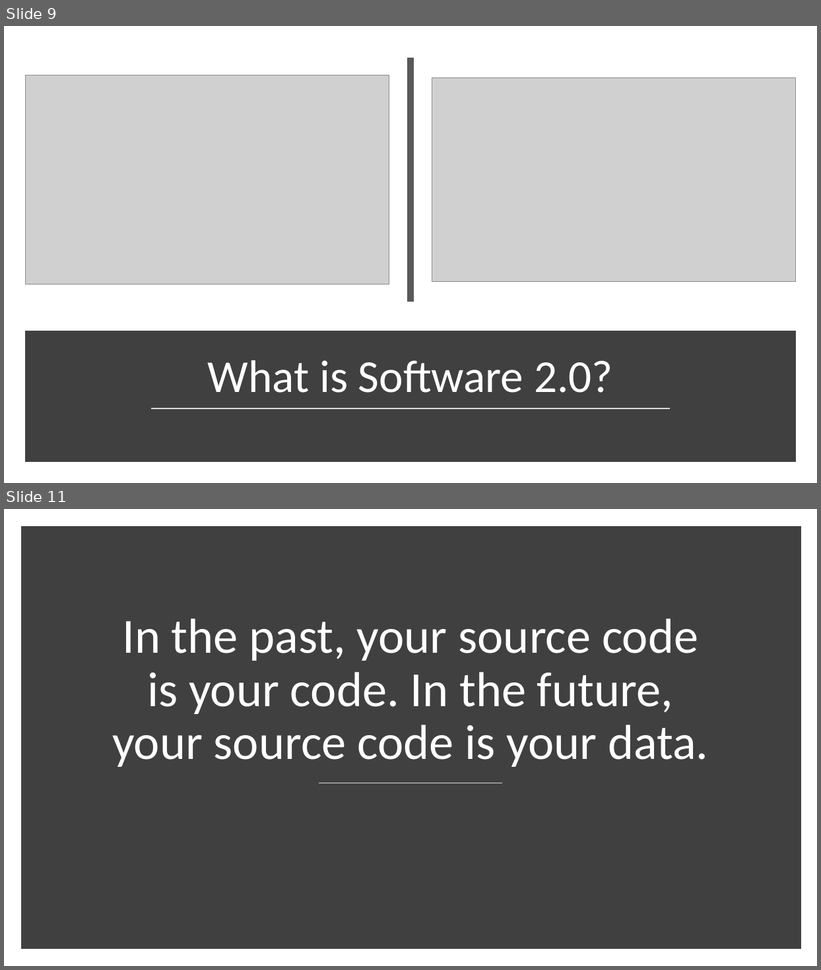
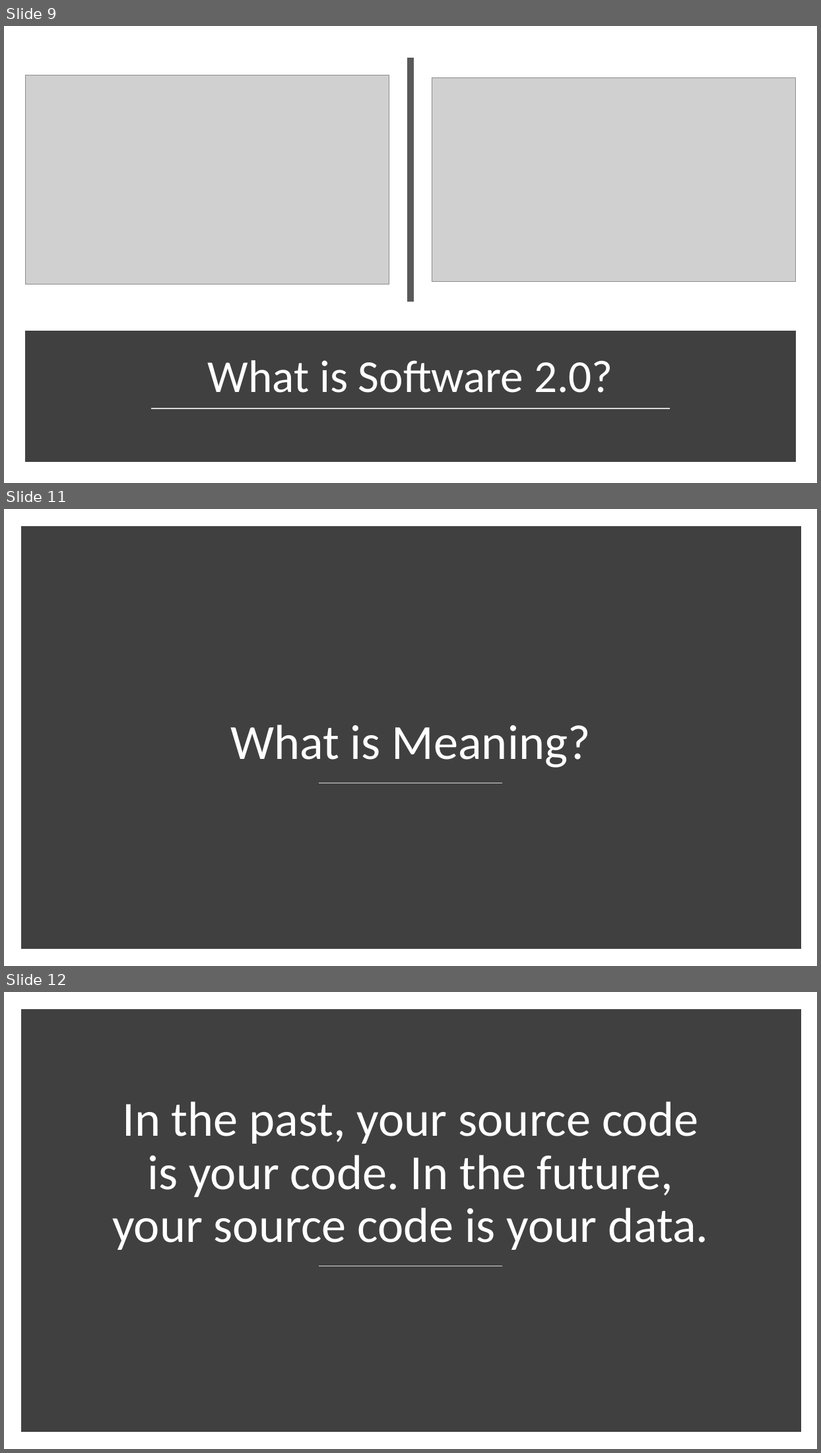
Before and after one commit to natitaw/my-books, a slide deck: presentation/Presentation1.pptx. Shown one above the other, each under a label of ours: slides 9 and 11 before the commit, slides 9, 11 and 12 after it; the slides between them are not shown. The pictures are 821x970 and 821x1453 pixels, drawn with LibreOffice and Linux fonts; fonts in the diff are those of the drawing; grey boxes stand for pictures. Boxes give left, top, right and bottom in pixels: in the first picture for what was removed or moved away, otherwise in the second. Text is boxed around its words. In the diff, an @@ line names an element or a change of style, - is before the commit and + after.

```diff
--- a/presentation/Presentation1.pptx
+++ b/presentation/Presentation1.pptx
@@ slide 11 added at [4,509,817,966], background #FFFFFF @@
@@ rectangle added at [25,530,797,945], fill #404040, outline #404040 10 pt @@
@@ title added at [230,725,591,768], 58 pt, text #FFFFFF @@
+What is Meaning?
@@ line added from (319, 783) to (502, 783), #D9D9D9 1 pt @@
@@ what was slide 11 is now slide 12 @@
```
Also in this commit, not shown: 1 slide changed.
